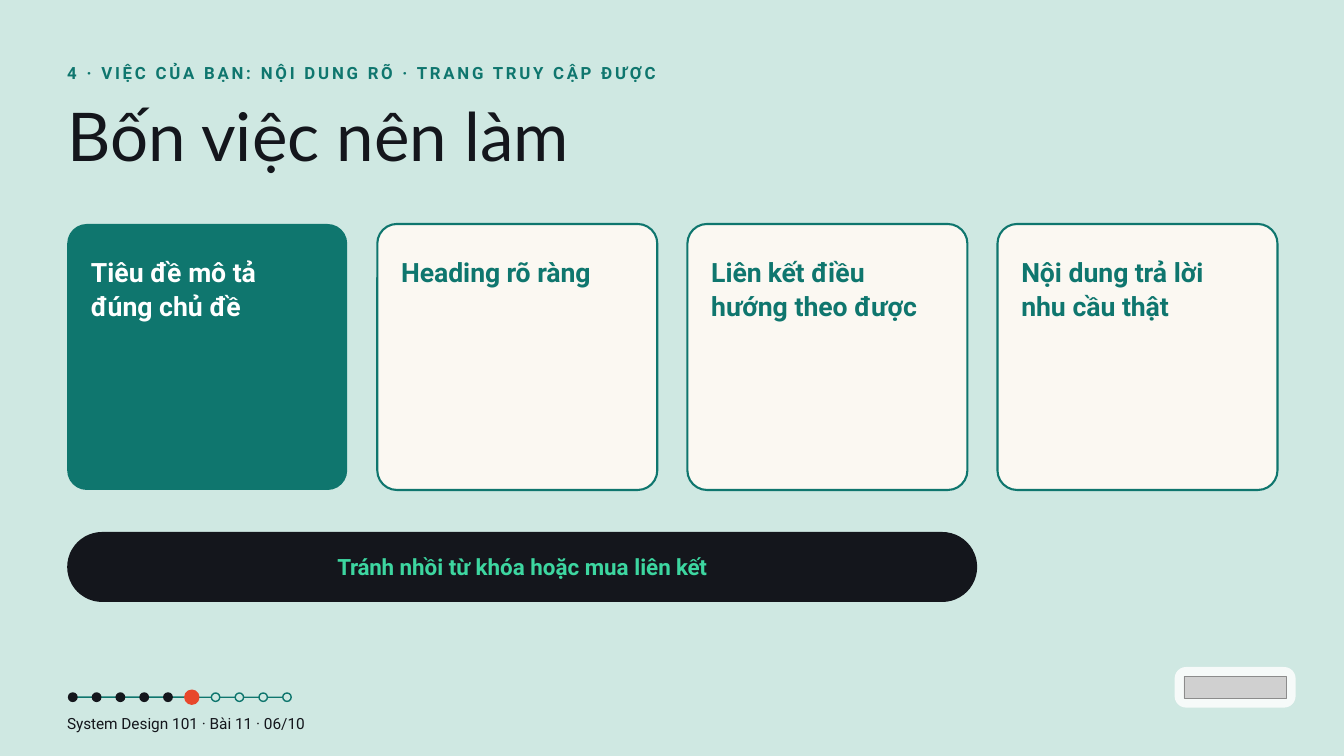
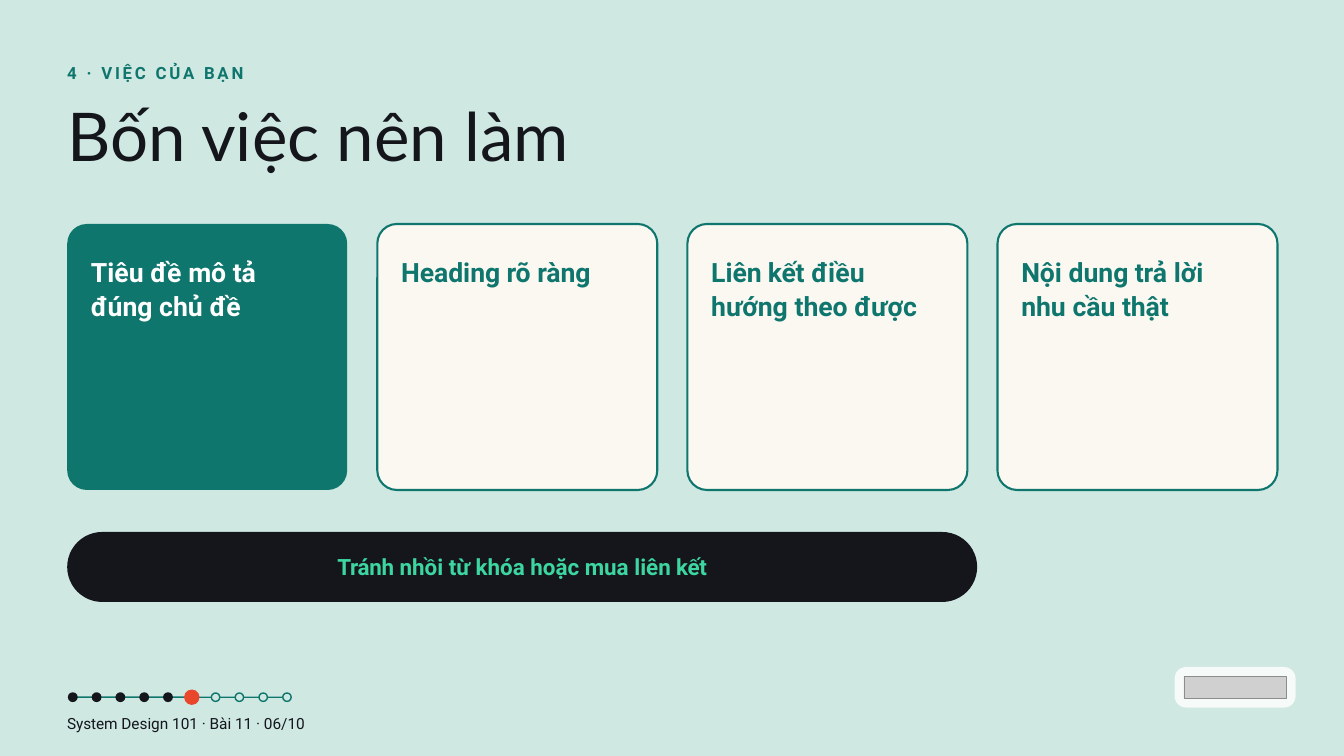
Before and after one commit to vohoailinh90/tool-marketing-studio, a slide deck: slide 6 of system-design-101/vi/lessons/sd-09-011/slides/sd-09-011.pptx. Drawn at 1344x756 pixels with LibreOffice and Linux fonts; fonts in the diff are those of the drawing; grey boxes stand for pictures. Boxes give left, top, right and bottom in pixels: in the first picture for what was removed or moved away, otherwise in the second. Text is boxed around its words. In the diff, an @@ line names an element or a change of style, - is before the commit and + after.

```diff
--- a/system-design-101/vi/lessons/sd-09-011/slides/sd-09-011.pptx
+++ b/system-design-101/vi/lessons/sd-09-011/slides/sd-09-011.pptx
@@ text at (67, 64, 243, 82): text changed @@
-4 · VIỆC CỦA BẠN: NỘI DUNG RÕ · TRANG TRUY CẬP ĐƯỢC
+4 · VIỆC CỦA BẠN
```
Also in this commit, not shown: 3 other slides changed.
